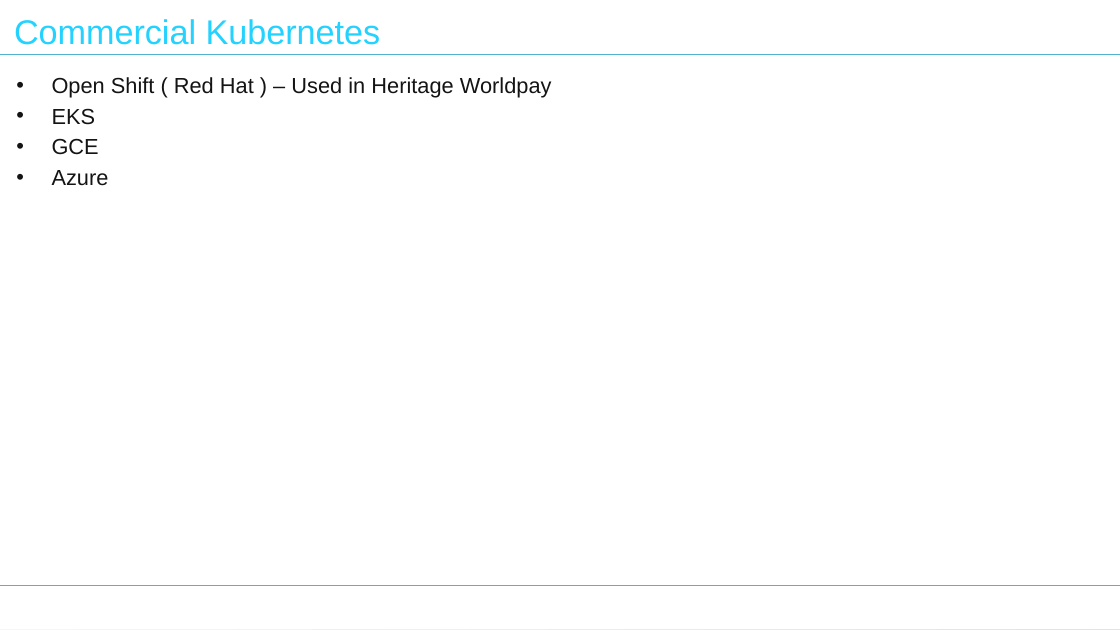
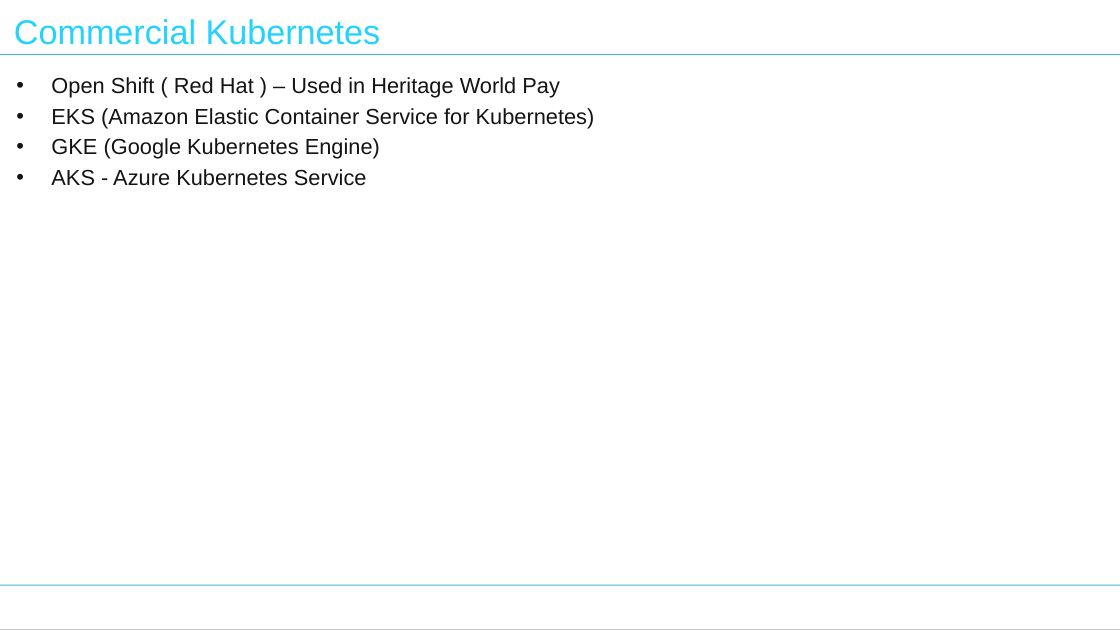
Before and after one commit to nilaybose/minikubedemo, a slide deck: slide 24 of docs/Tech Talk - Kubernetes.pptx (slide 18 before the commit). Drawn at 1120x630 pixels with LibreOffice and Linux fonts; fonts in the diff are those of the drawing. Boxes give left, top, right and bottom in pixels: in the first picture for what was removed or moved away, otherwise in the second. Text is boxed around its words. In the diff, an @@ line names an element or a change of style, - is before the commit and + after.

```diff
--- a/docs/Tech Talk - Kubernetes.pptx
+++ b/docs/Tech Talk - Kubernetes.pptx
@@ background gradient #C4C4C4 to #C9C9C9 to #F2F2F2 to #FFFFFF @@
@@ rectangle at (0, 0, 1120, 629): shadow on @@
@@ text at (51, 77, 595, 186): text changed @@
-• Open Shift ( Red Hat ) – Used in Heritage Worldpay
-• EKS
-• GCE
-• Azure
+• Open Shift ( Red Hat ) – Used in Heritage World Pay
+• EKS (Amazon Elastic Container Service for Kubernetes)
+• GKE (Google Kubernetes Engine)
+• AKS - Azure Kubernetes Service
@@ line (0, 585) - (1120, 585): stroke #50B3CF 0.75 pt to #50B3CF 0.74 pt @@
```
Also in this commit, not shown: 17 other slides changed, 8 slides added, 2 slides removed.
